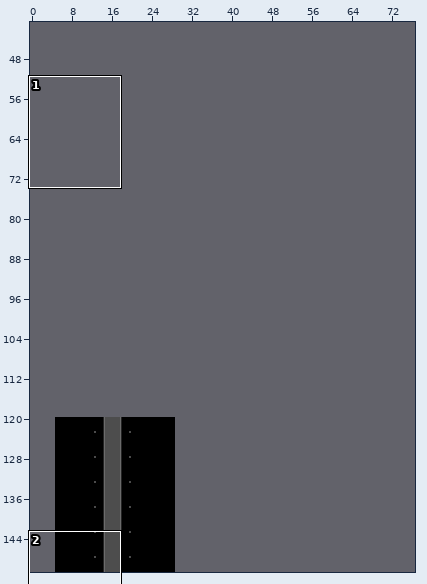
Level history. Tiled map (JSON): deploy/assets/maps/demo_level_7.json. Above: a wide view before the commit, with the close-up outlined.
Close-up. Old version:
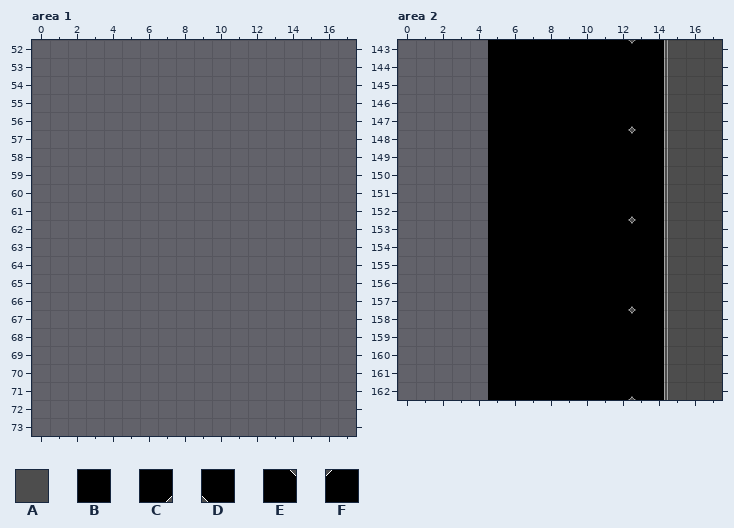
Cells are 32x32 px. Shown: area 1 x 0..17, y 52..73; area 2 x 0..17, y 143..162. The commit also changed other parts of the map, which this record leaves out.
Key: from "Tiles": A 7, B 11, C 18, D 19, E 28, F 29.
_ is an empty cell, # one hidden under a higher layer.
Layers that did not change in this view are not listed.
Layer "bg" before, area 2, first column x 0:
143 _____BBBBBBBEF_AAA
144 _____BBBBBBBBB_AAA
145 _____BBBBBBBBB_AAA
146 _____BBBBBBBBB_AAA
147 _____BBBBBBBCD_AAA
148 _____BBBBBBBEF#AAA
149 _____BBBBBBBBB#AAA
150 _____BBBBBBBBB#AAA
151 _____BBBBBBBBB#AAA
152 _____BBBBBBBCD#AAA
153 _____BBBBBBBEF#AAA
154 _____BBBBBBBBB#AAA
155 _____BBBBBBBBB#AAA
156 _____BBBBBBBBB#AAA
157 _____BBBBBBBCD_AAA
158 _____BBBBBBBEF_AAA
159 _____BBBBBBBBB_AAA
160 _____BBBBBBBBB_AAA
161 _____BBBBBBBBB_AAA
162 _____BBBBBBBCD_AAA
Once edited:
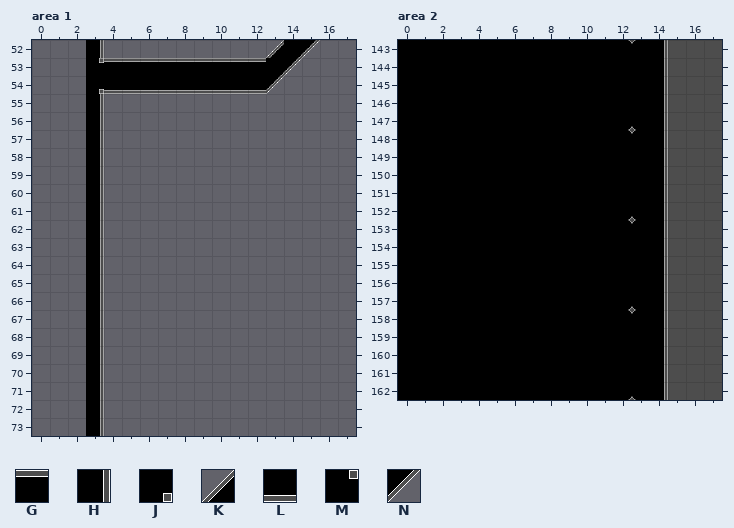
Further tiles: from "Tiles": G 1, H 12, J 14, K 16, L 21, M 24, N 27.
Change:
Layer "world", area 1:
Tile C now appears in row 52 at x 14; in row 53 at x 13.
Tile G now appears in row 53 at x 4 to 12.
Tile H now appears in row 52 at x 3; in rows 55 to 73 at x 3.
Tile J now appears in row 54 at x 3.
Tile K now appears in row 52 at x 13.
Tile L now appears in row 54 at x 4 to 12.
Tile M now appears in row 53 at x 3.
Tile N now appears in row 52 at x 15; in row 53 at x 14; in row 54 at x 13.
Layer "bg", area 2:
Tile B now appears in rows 143 to 162 at x 0 to 4.
Pixel boxes of the changes (left, top, right, bottom) in both close-ups:
added: (86, 40, 320, 436)
added: (398, 40, 488, 400)
